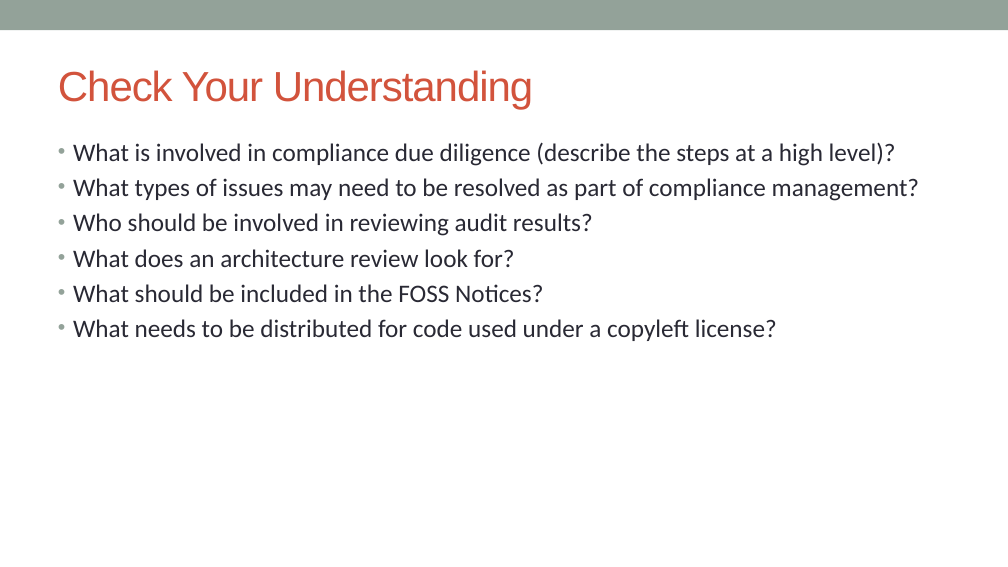
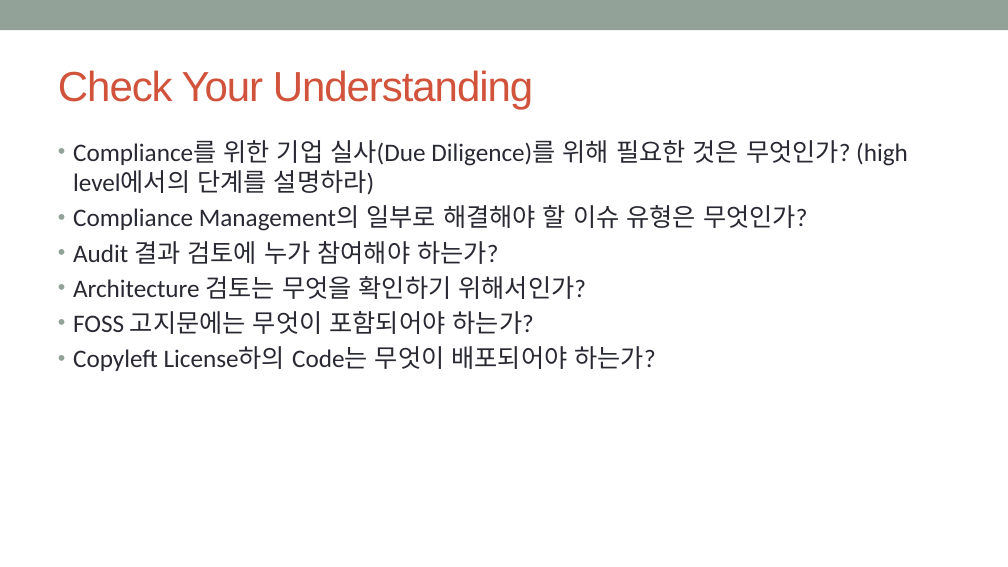
Before and after one commit to hakssung/openchain-curriculum-release-1-kor, a slide deck: slide 63 of slide/openchain-curriculum-release-1-kor.pptx. Drawn at 1008x567 pixels with LibreOffice and Linux fonts; fonts in the diff are those of the drawing; background and template pictures are left out. Boxes give left, top, right and bottom in pixels: in the first picture for what was removed or moved away, otherwise in the second. Text is boxed around its words. In the diff, an @@ line names an element or a change of style, - is before the commit and + after.

```diff
--- a/slide/openchain-curriculum-release-1-kor.pptx
+++ b/slide/openchain-curriculum-release-1-kor.pptx
@@ text at [73,140,908,371]: text changed @@
-• What is involved in compliance due diligence (describe the steps at a high level)?
-• What types of issues may need to be resolved as part of compliance management?
-• Who should be involved in reviewing audit results?
-• What does an architecture review look for?
-• What should be included in the FOSS Notices?
-• What needs to be distributed for code used under a copyleft license?
+• Compliance를 위한 기업 실사(Due Diligence)를 위해 필요한 것은 무엇인가? (high level에서의 단계를 설명하라)
+• Compliance Management의 일부로 해결해야 할 이슈 유형은 무엇인가?
+• Audit 결과 검토에 누가 참여해야 하는가?
+• Architecture 검토는 무엇을 확인하기 위해서인가?
+• FOSS 고지문에는 무엇이 포함되어야 하는가?
+• Copyleft License하의 Code는 무엇이 배포되어야 하는가?
```
Also in this commit, not shown: 12 other slides changed, 1 slide added, 1 slide removed.
